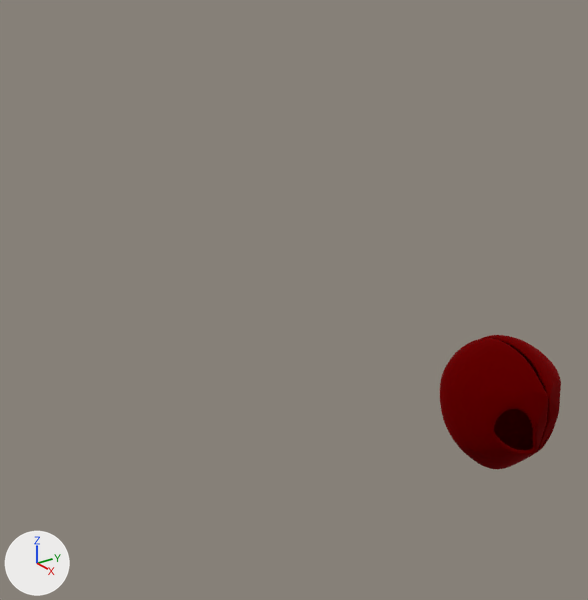
The Blender file alien_head.blend as it was, and as the next commit left it.
The view is the same before and after, from a 50 mm lens placed at (8.05, -9.92, 6.79), pointed at (-3.97, -1.5, 0.77). Arrows for +X, +Y and +Z are at lower left; the lights stay in place. The picture after the commit comes second.
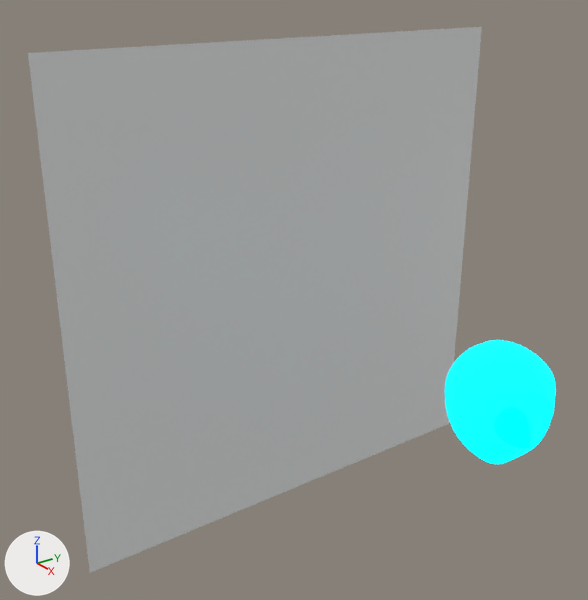
The change, as a list of edits to the scene's bpy script:
```text
Add mat_alien:
    mat_alien = principled_material('Alien')
    mat_alien.base_color = (0.0249, 0.663, 0.924)  # cyan #2cd5f6
    mat_alien.metallic = 1.0
    mat_alien.roughness = 1.0
    mat_alien.ior = 66.5
    mat_alien.transmission_weight = 1.0
    mat_alien.emission_color = (0.0, 0.0506, 0.056)  # dark cyan #004043
    mat_alien.emission_strength = 17.3
Add mat_material_002:
    mat_material_002 = principled_material('Material.002')
    mat_material_002.base_color = (0.8, 0.8, 0.8)  # white #e7e7e7
    mat_material_002.roughness = 0.4
Change me_icosphere_001:
    used by ob_icosphere; location = (0.0, 0.0, 0.0)
    remove me_icosphere_001.from_pydata(...)  # 66 vertices, 74 faces; spans x -0.95..0.95, y -1.0..0.0, z -1.37..1.0
    add me_icosphere_001.from_pydata(...)  # 123 vertices, 153 faces; spans x -0.95..0.95, y -1.0..1.0, z -1.37..1.0
    me_icosphere_001 part 1
    4 vertices are removed from x 0.92..0.95, y -0.16..0.0, z -0.17..0.11
    6 faces are deleted
    51 vertices are added at x -0.95..0.95, y -0.83..1.0, z -1.23..0.85
    5 new vertices lie (-0.04, 0.0, 0.0) away from vertices in x 0.74..0.95, y -0.5..-0.05, z -0.67..0.26
    5 new vertices lie (0.04, 0.0, 0.0) away from vertices in x 0.7..0.91, y 0.05..0.5, z -0.67..0.26
    85 new faces join them
    me_icosphere_001 part 2: 68 faces spanning x -0.95..0.95, y -1.0..0.0, z -1.37..1.0 switch from mat_material_001 (red #900002) to mat_alien (cyan #2cd5f6, glowing dark cyan #004043)
Add me_plane:
    me_plane.from_pydata([(-1.0, -1.0, 0.0), (1.0, -1.0, 0.0), (-1.0, 1.0, 0.0), (1.0, 1.0, 0.0)], [], [(0, 1, 3, 2)])
    me_plane.materials.append(mat_material_002)  # white #e7e7e7
Change ob_icosphere:
    where _m = ob_icosphere.modifiers.new('Solidify', 'SOLIDIFY')
    remove _m.thickness = -0.09
    remove _m = ob_icosphere.modifiers.new('Mirror', 'MIRROR')
    remove _m.use_axis = (False, True, False)
Add ob_plane:
    ob_plane = bpy.data.objects.new('Plane', me_plane)
    ob_plane.location = (-6.09, 0.0, 0.0)
    ob_plane.rotation_euler = (0.0, 1.571, 0.0)  # degrees (0, 90, 0)
    ob_plane.scale = (5.43, 5.43, 5.43)
```

Pixel boxes [x1, y1, x2, y2] of what changed, in the pictures (588 x 600 px):
'Plane', added
    after: [28, 27, 482, 573]
'Icosphere', reshaped, modifiers changed (8% narrower, 7% shorter)
    before: [440, 335, 561, 469]
    after: [445, 340, 556, 465]
part 1 of me_icosphere_001, cut back
    before: [540, 406, 555, 438]
    after: [483, 340, 556, 451]
part 2 of me_icosphere_001, recoloured
    before: [440, 335, 561, 469]
    after: [445, 342, 545, 465]
